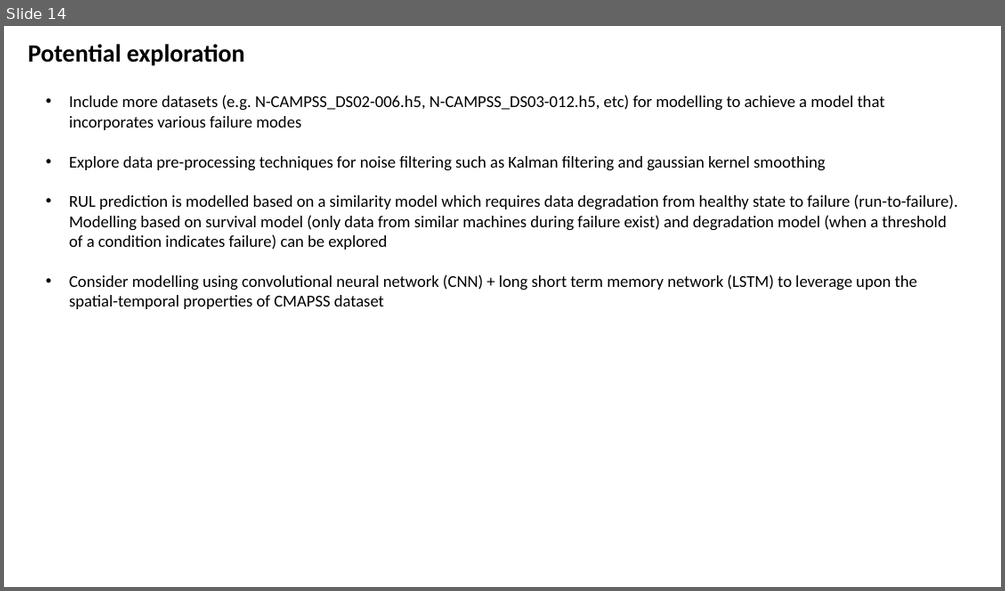
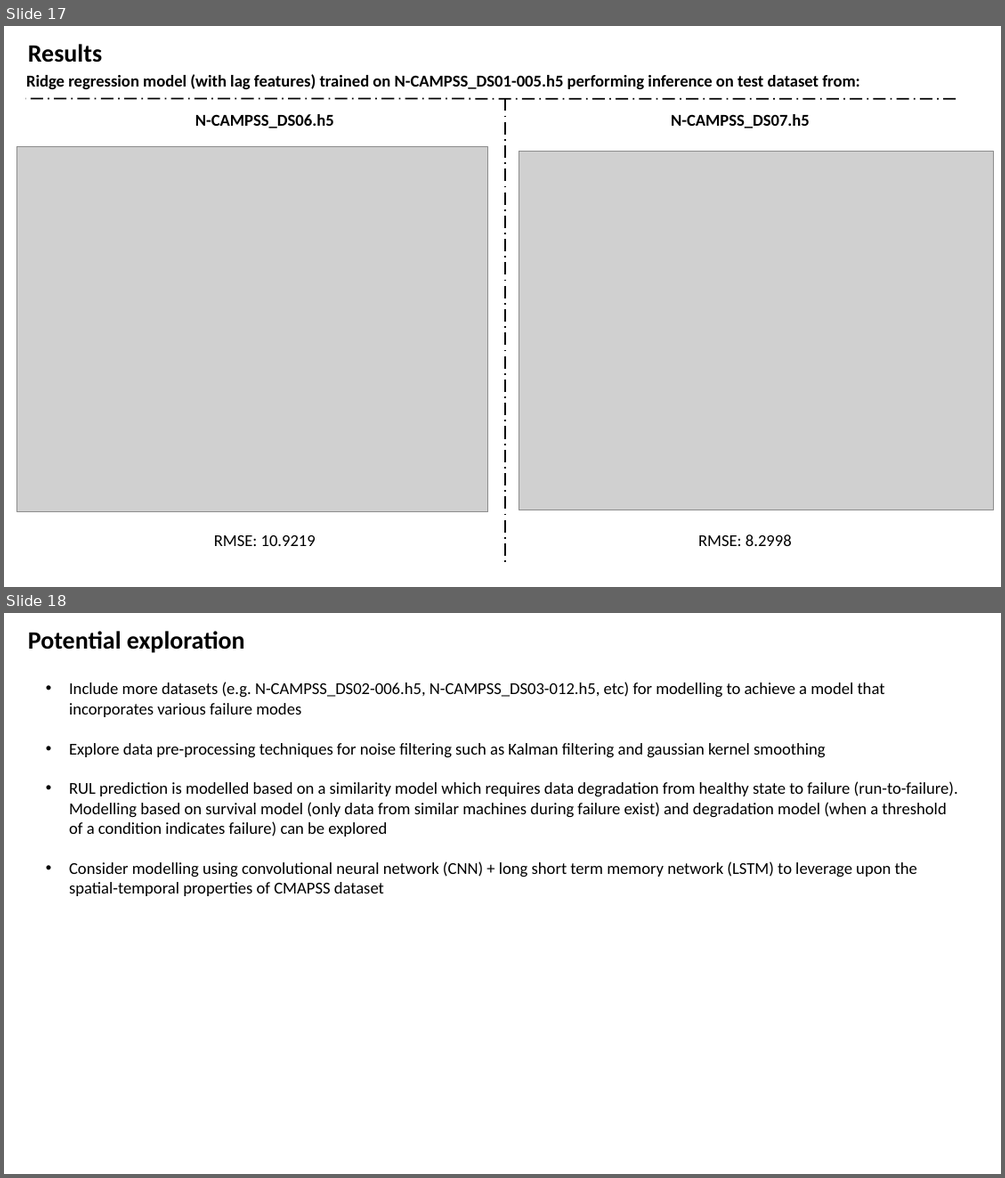
Before and after one commit to Lim-Guowei/RUL, a slide deck: ds01_report.pptx. Shown one above the other, each under a label of ours: slide 14 before the commit, slides 17 and 18 after it. The pictures are 1005x591 and 1005x1178 pixels, drawn with LibreOffice and Linux fonts; fonts in the diff are those of the drawing; grey boxes stand for pictures. Boxes give left, top, right and bottom in pixels: in the first picture for what was removed or moved away, otherwise in the second. Text is boxed around its words. In the diff, an @@ line names an element or a change of style, - is before the commit and + after.

Commit message:
Added inference results on remaining test dataset

```diff
--- a/ds01_report.pptx
+++ b/ds01_report.pptx
@@ slide 17 added at (4,26,1001,587), background #FFFFFF @@
@@ text added at (28,44,102,62), 24 pt, text #000000, bold @@
+Results
@@ text added at (26,74,860,89), 16 pt, text #000000, bold @@
+Ridge regression model (with lag features) trained on N-CAMPSS_DS01-005.h5 performing inference on test dataset from:
@@ line added from (956, 99) to (25, 99), #000000 1.5 pt dashed @@
@@ line added from (505, 99) to (505, 564), #000000 1.5 pt dashed @@
@@ text added at (195,114,334,128), 16 pt, text #000000, bold @@
+N-CAMPSS_DS06.h5
@@ text added at (671,114,809,128), 16 pt, text #000000, bold @@
+N-CAMPSS_DS07.h5
@@ picture added at (16,146,487,511) @@
@@ picture added at (519,151,994,510) @@
@@ text added at (214,535,316,546), 16 pt, text #000000 @@
+RMSE: 10.9219
@@ text added at (698,534,792,546), 16 pt, text #000000 @@
+RMSE: 8.2998
@@ what was slide 14 is now slide 18 @@
```
Also in this commit, not shown: 1 slide changed, 3 other slides added, 9 other files.
